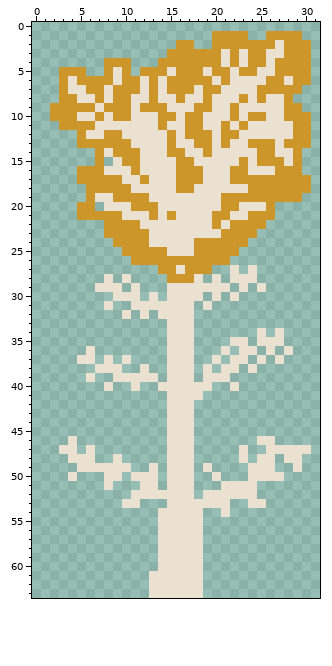
One commit to this pixel-art file: Twisted Petal/Assets/Aseprite/Enemies/Unanimated/birchTreeOrange.ase. That is the earlier state.
32x64 pixels, 1 frame.
The same view after the edit:
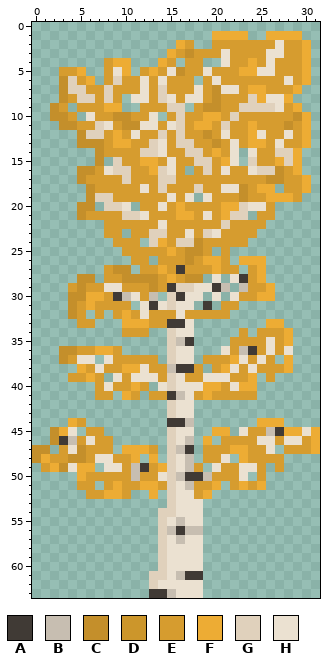
Palette (. is transparent): A #403a35  B #c7beb1  C #c48f2b  D #cc962b  E #d69c2f  F #edac34  G #e0d1bc  H #ebe1d1
The commit says: The birch tree is now beautiful
Edits made:
@@ x 0..31 @@
  0 ................................
- 1 ....................DDDD..DDDD..
- 2 ................DD..DDDDDDDHDDD.
- 3 ...............DDDDDDHDHDDHHDDD.
- 4 ........DDD...DDDDDDDHDHDDHDDDD.
- 5 ...DDD..DHD.DDDHDDDHDDHDDHHDDDD.
- 6 ...DHDDDDHDDHDHDDDDDHDHHHHDDHDD.
- 7 ...DHHDDHDDDHDHDDDHDDHHHHDDDDD..
- 8 ...DDHHDHDDHHDHHDHHDHHHDHDHHD...
- 9 ..DDDDDHDDDHDDDHHHDDHHDHHHHHDD..
-10 ..DDDHHDHDDHHHDDHDDHHHDHDDHHDDD.
-11 ...DDDDHHHHHHHDHHDDHHDHDHHHHHDD.
-12 .....DHHDDHHHHHDHDDDHDDHHHHHHDD.
-13 .....DDDDDDHHHHDHHDDHDHHDDDHDDD.
-14 .......DHDDDHHHDDHHDHHHHHDDHHD..
-15 .......D.HDDHHHHDDHHHHHDHDDDHD..
-16 .....DDDHHHDHHHHDDDHHHDDHHHDDD..
-17 .....DDDDDHHDHHHDDDHHHDDDDDDDDD.
-18 ......DDDDDHHHHHDDHHHHHHDDDDDDD.
-19 ......DHHDDDDHHHHHHHHDDDDDDDDD..
-20 .....DD.HHHDDDHHHHHHHDDHHHD.....
-21 .....DDDDDHHHDHDHHHHDDHHDDD.....
-22 ........DDDDHHHHHHHHDHDDDD......
-23 ........DDDDDHHHHHHHHDDDD.......
-24 .........DDDDHHHHHDDDDDD........
-25 ..........DDDDDHHHDDDDD.........
-26 ...........DDDDDDDDDDD..........
-27 ..............DDHDDD..H.H.......
-28 ........H.H....DDDH.H.HHH.......
-29 .......HHH.H...HHHHHHH.H.H......
-30 .........HHH.H.HHHH.H.H.........
-31 ........H..HHHHHHH.H............
-32 ..........H.H.HHHH..............
-33 ...............HHH..............
-34 ...............HHH.......H.H....
-35 ...............HHH....HH.HHH....
-36 ......H........HHH...H.HH.H.H...
-37 .....HH.H.H....HHH..H.HH.H.H....
-38 .......HHH..H..HHH.H.HH.H.......
-39 ......H..HHHHH.HHH.HHH..........
-40 ........H..H..HHHHHH..H.........
-41 ...............HHHH.............
-42 ...............HHH..............
-43 ...............HHH..............
-44 ...............HHH..............
-45 ...............HHH..............
-46 ....H..........HHH.......HH.....
-47 ...HH.H........HHH.....H..HHHHH.
-48 ....HHH..H.....HHH.....H.HH.HH..
-49 .....HHHHHH..H.HHH.H....HHH..H..
-50 ....H...HH.HHH.HHH..H...HHHH....
-51 ........H...HH.HHH...HHHH.......
-52 ...........HHHHHHH.HHHHHH.......
-53 ..........HH...HHHHHHH..HH......
-54 ..............HHHHH..H..........
-55 ..............HHHHH.............
-56 ..............HHHHH.............
-57 ..............HHHHH.............
-58 ..............HHHHH.............
-59 ..............HHHHH.............
-60 ..............HHHHH.............
-61 .............HHHHHH.............
-62 .............HHHHHH.............
-63 .............HHHHHH.............
+ 1 ....................FFFF..FFFF..
+ 2 ................FE..EEEEEEEHEEF.
+ 3 ...............FECEEEHEEEEHHEEF.
+ 4 ........EFF...FE.EE..HEEFEHEEEF.
+ 5 ...EEF..EHF.EFEHCEEHEEEFFHHEEEF.
+ 6 ...CGEF.EGEEHEHEEE.EHEEEEEEEHEF.
+ 7 ...CGGEEGEEEHEGEEEHECHHEFFEEEF..
+ 8 ...CEGGEGE.HHEGHEHHECEEEGFHHF...
+ 9 ..CE.EEEFF..EEEGG.ECCEEGGGGHEF..
+10 ..CCE.HEECCEEH.EGEEFFEGEEEEEECF.
+11 ...CCEEGHECCHHEHGEFFEGEEFEEECEF.
+12 .....CGGEFEHEEGEGEECEHEEFHEEHEF.
+13 .....CCCEFFEEGHEGGEECEHEFFEHEEF.
+14 .......CEEEEGGHEEGGEFEH.HEEGGF..
+15 .......C.GEEFFEHEEGGEFH.GEEFGF..
+16 .....CCEHGGEEFGHE.EGEHEEHGGCEF..
+17 .....CEEEEGEEEGGEEEEEEEEEECCEEF.
+18 ......CEEEEEHEGEEEGEEHHCEFF.EEF.
+19 ......CGGEEEEEEHEH.HEEECEEFFFE..
+20 .....CC.GGH.EEHEFEEEEFFGHHE.....
+21 .....CEEEEGGHEEEFFEHEFGG.EE.....
+22 ........EEEEEEHEEEEEEGEEEE......
+23 ........EE.EEGGEEHEGHEEEE.......
+24 .........EEE.GFEGGCEEEEE........
+25 ..........EEEEEFECCE.E..........
+26 ...........EE.EEECEFFE.FFF......
+27 ........ECC.EEFEAEEEFEE.EF......
+28 .....CC.EECCCCEFECC.H.HAEF......
+29 ....ECEEHHEEECEAGGHHAB.BEEF.....
+30 ....CCFFEABHEB.GAHH.H.HEEFF.....
+31 ....CEFEEEE.HAHGHH.A.EE.........
+32 ....CE.E.EFEHEEEHEEEEE..........
+33 .....EE...FFFEEAAH........FF....
+34 ..........EEE..GHH.....E.EEEF...
+35 ...............GBA....EEEEHEF...
+36 ...CCEEFFE.....GHH...HEBAEHEH...
+37 ...CEHH.HEEEEE.GHH.EEEFHEHE.F...
+38 .....FEHEEFFHEEBAAE.EFHEHEEEF...
+39 ....EEFE.HEHHHEGHEEHHHEEF.E.....
+40 .......EHEEFE.HGHHHFFEHFF.......
+41 .......EE.FE.EEABHEFEEEEE.......
+42 ...............GHH..............
+43 ...............GHH..............
+44 ....FE.........AAB.......FFF....
+45 ..CFH.EE.......GHH..FF.HEEBAFFHF
+46 ..CABEHEE......GHB.F.EEEEHHEHHEF
+47 CC.EHCEEE.FFFE.GBA.EEEFFEEH.EEEF
+48 CFEECCEHHEEF.F.GHB.EEH.FEEEE....
+49 .EFCHFF.HHEBAEFGHBE.HEEHHE.E....
+50 .....FEEEEEBEEHGBAABEEEH.E......
+51 .....EE.EFEEFFEGHBEEF.EFEF......
+52 ......EEFFE..F.GHHEF............
+53 ...............GHHH.............
+54 ..............GGHHH.............
+55 ..............GHBHH.............
+56 ..............GBABB.............
+57 ..............GHBHH.............
+58 ..............GHHHH.............
+59 ..............GHHHH.............
+60 ..............GHHHH.............
+61 .............GGHBAA.............
+62 .............GHHHHH.............
+63 .............AABHHH.............
Boxes around the changes in both pictures, in picture pixels (x1, y1, x2, y2):
changed: (32, 31, 320, 598)
